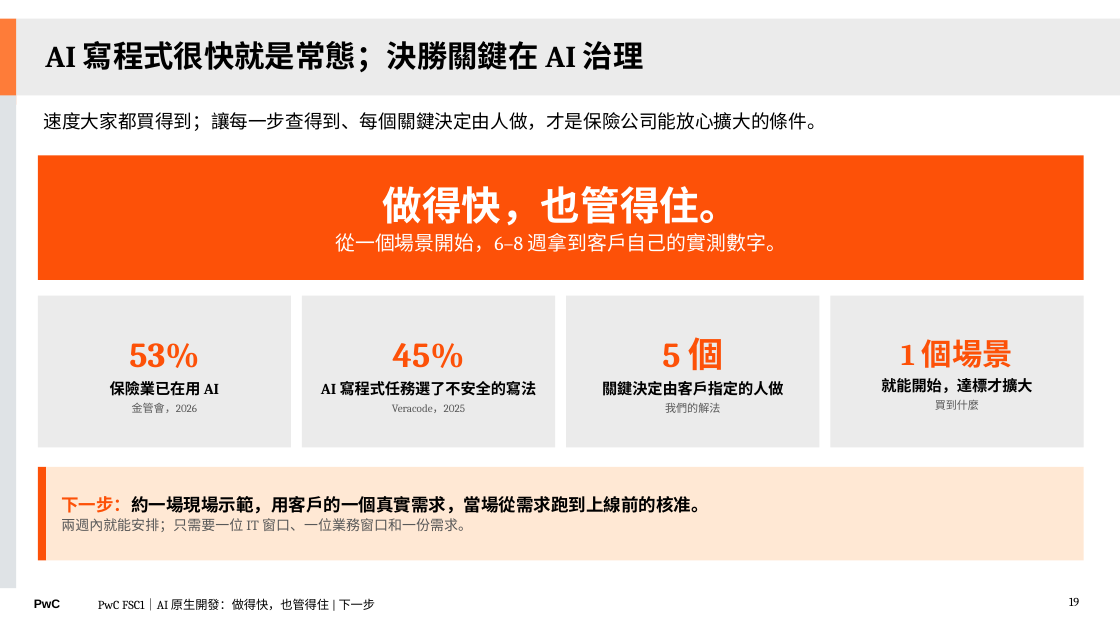
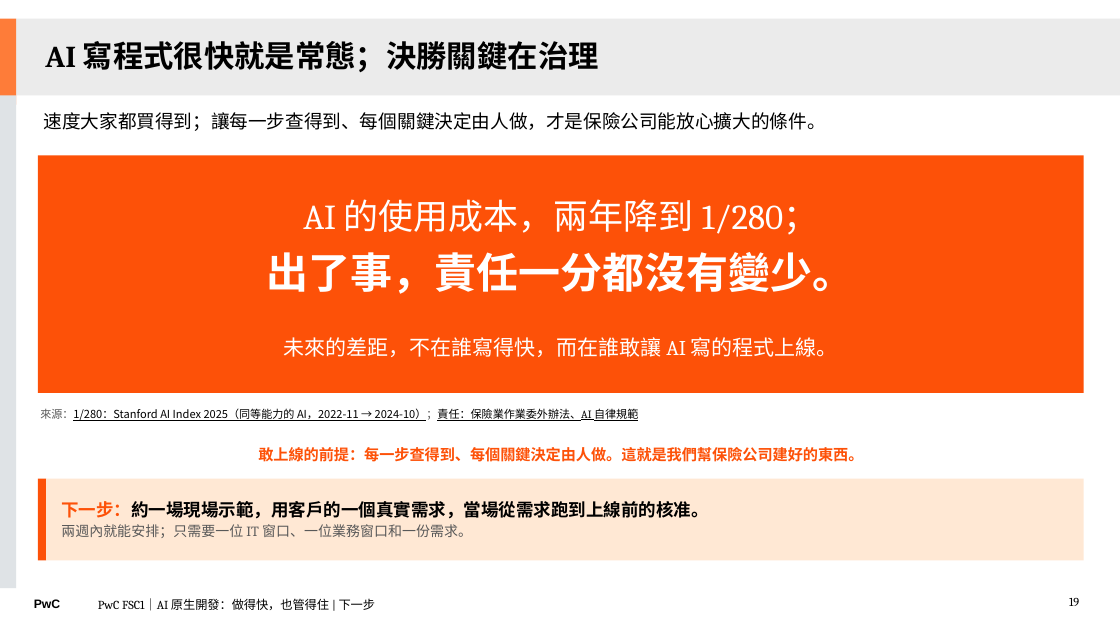
Before and after one commit to Robshao/PwC_FSC1, a slide deck: slide 19 of research/ai-native-sdlc/AI原生開發_做得快也管得住_合夥人審閱版.pptx. Drawn at 1120x630 pixels with LibreOffice and Linux fonts; fonts in the diff are those of the drawing. Boxes give left, top, right and bottom in pixels: in the first picture for what was removed or moved away, otherwise in the second. Text is boxed around its words. In the diff, an @@ line names an element or a change of style, - is before the commit and + after.

```diff
--- a/research/ai-native-sdlc/AI原生開發_做得快也管得住_合夥人審閱版.pptx
+++ b/research/ai-native-sdlc/AI原生開發_做得快也管得住_合夥人審閱版.pptx
@@ title at box(45, 41, 599, 72): text changed @@
-AI 寫程式很快就是常態；決勝關鍵在 AI 治理
+AI 寫程式很快就是常態；決勝關鍵在治理
@@ rectangle "AI 的使用成本，兩年降到 1/280；": place and size @@
-rectangle "AI 的使用成本，兩年降到 1/280；" at box(38, 155, 1084, 280)
+rectangle "AI 的使用成本，兩年降到 1/280；" at box(38, 155, 1084, 393)
@@ text in rectangle at box(267, 199, 855, 357): text changed; size 17 to 18 pt @@
-做得快，也管得住。
-從一個場景開始，6–8 週拿到客戶自己的實測數字。
+AI 的使用成本，兩年降到 1/280；
+出了事，責任一分都沒有變少。
+未來的差距，不在誰寫得快，而在誰敢讓 AI 寫的程式上線。
@@ rectangle removed at box(38, 296, 291, 448) @@
-53%
-保險業已在用 AI
-金管會，2026
@@ rectangle removed at box(302, 296, 555, 448) @@
-45%
-AI 寫程式任務選了不安全的寫法
-Veracode，2025
@@ rectangle removed at box(566, 296, 819, 448) @@
-5 個
-關鍵決定由客戶指定的人做
-我們的解法
@@ rectangle removed at box(830, 296, 1083, 448) @@
-1 個場景
-就能開始，達標才擴大
-買到什麼
@@ text added at box(40, 406, 638, 421), 9.5 pt, text #000000, underline @@
+來源：1/280：Stanford AI Index 2025（同等能力的 AI，2022-11 → 2024-10）；責任：保險業作業委外辦法、AI 自律規範
@@ text added at box(258, 447, 863, 462), 13 pt, text #FD5108, bold @@
+敢上線的前提：每一步查得到、每個關鍵決定由人做。這就是我們幫保險公司建好的東西。
@@ rectangle: place and size @@
-rectangle at box(38, 467, 46, 560)
+rectangle at box(38, 479, 46, 560)
@@ rectangle "下一步：約一場現場示範，用客戶的一個真實需求，當場從需求跑到上線前的核准。": place and size @@
-rectangle "下一步：約一場現場示範，用客戶的一個真實需求，當場從需求跑到上線前的核准。" at box(46, 467, 1084, 560)
+rectangle "下一步：約一場現場示範，用客戶的一個真實需求，當場從需求跑到上線前的核准。" at box(46, 479, 1084, 560)
```
Also in this commit, not shown: 6 other slides changed, 7 other files.
